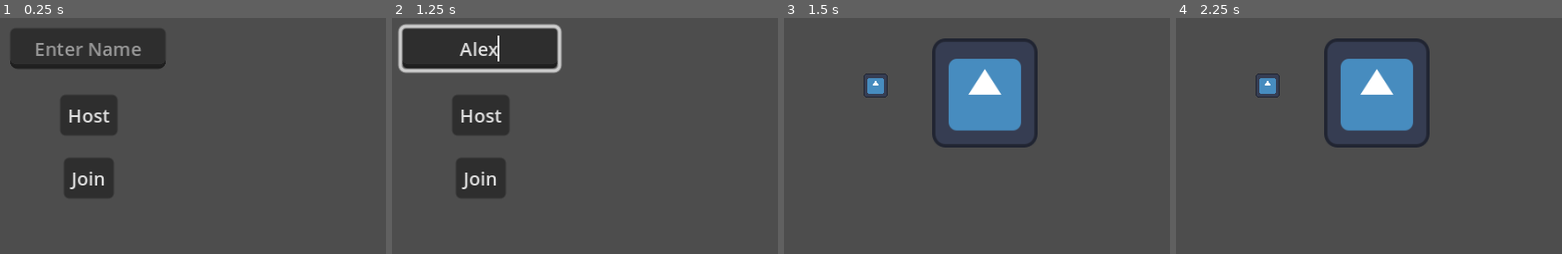
Above: before the commit, frames 1-4 (left to right).
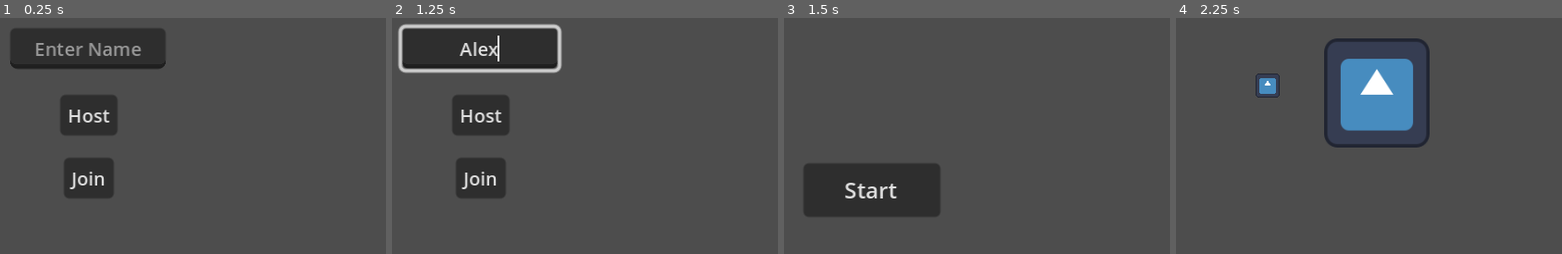
Above: after the commit, the same moments.

Repository: AlexPham0209/tank-turmoil
Game: Godot game, scene res://src/scenes/game.tscn
Two runs of this game, one before a commit and one after it. Both use one fixed random seed, a clock stepped at 60 frames per second and the inputs below. The engine's default icon, where the game draws it, is replaced by a stand-in: a white triangle on a blue panel in a dark square.
Inputs (mouse positions are in pixels of both pictures, inside the frame that each line leads up to):
- Up to frame 1 (0.25 s): no input
- Up to frame 2 (1.25 s): click (480, 48) at 0.52 s; type "Alex" at 0.6 s
- Up to frame 3 (1.5 s): click "Host" at 1.25 s
- Up to frame 4 (2.25 s): click (1264, 190) at 2 s, where only the run after the commit has a clickable "Start"

Frames 1-2 are identical in both runs. In frame 3, 15% of the frame differs, in the area x 5-66%, y 8-84%; in frame 4, nothing differs.

Commit message:
Added lobby

Diff:
--- a/src/scenes/game.tscn
+++ b/src/scenes/game.tscn
@@ -9,7 +9,7 @@
 [node name="Level" type="Node2D" parent="."]
 
 [node name="MultiplayerSpawner" type="MultiplayerSpawner" parent="."]
-_spawnable_scenes = PackedStringArray("res://src/scenes/level.tscn")
+_spawnable_scenes = PackedStringArray("res://src/scenes/lobby.tscn", "res://src/scenes/level.tscn")
 spawn_path = NodePath("../Level")
 spawn_limit = 1
 
--- /dev/null
+++ b/src/scenes/lobby.tscn
@@ -0,0 +1,34 @@
+[gd_scene load_steps=2 format=3 uid="uid://lqgwnf3ydhbv"]
+
+[ext_resource type="Script" path="res://src/scripts/lobby.gd" id="1_ocf4c"]
+
+[node name="Lobby" type="Control"]
+layout_mode = 3
+anchors_preset = 15
+anchor_right = 1.0
+anchor_bottom = 1.0
+grow_horizontal = 2
+grow_vertical = 2
+script = ExtResource("1_ocf4c")
+
+[node name="Container" type="VBoxContainer" parent="."]
+layout_mode = 0
+offset_left = 122.0
+offset_top = 50.0
+offset_right = 163.0
+offset_bottom = 100.0
+
+[node name="MultiplayerSpawner" type="MultiplayerSpawner" parent="."]
+_spawnable_scenes = PackedStringArray("res://src/scenes/name_label.tscn")
+spawn_path = NodePath("../Container")
+
+[node name="Start" type="Button" parent="."]
+layout_mode = 0
+offset_left = 122.0
+offset_top = 131.0
+offset_right = 196.0
+offset_bottom = 160.0
+theme_override_font_sizes/font_size = 12
+text = "Start"
+
+[connection signal="pressed" from="Start" to="." method="start_game"]
--- /dev/null
+++ b/src/scenes/name_label.tscn
@@ -0,0 +1,11 @@
+[gd_scene load_steps=2 format=3 uid="uid://66dt7y14rej7"]
+
+[sub_resource type="SceneReplicationConfig" id="SceneReplicationConfig_ylagp"]
+properties/0/path = NodePath(".:text")
+properties/0/spawn = true
+properties/0/replication_mode = 1
+
+[node name="Name" type="Label"]
+
+[node name="MultiplayerSynchronizer" type="MultiplayerSynchronizer" parent="."]
+replication_config = SubResource("SceneReplicationConfig_ylagp")
--- a/src/scenes/tank.tscn
+++ b/src/scenes/tank.tscn
@@ -34,6 +34,7 @@
 
 [node name="CollisionShape2D" type="CollisionShape2D" parent="."]
 shape = SubResource("RectangleShape2D_bvkf0")
+disabled = true
 
 [node name="MultiplayerSynchronizer" type="MultiplayerSynchronizer" parent="."]
 replication_config = SubResource("SceneReplicationConfig_6eh5n")
--- a/src/scripts/game.gd
+++ b/src/scripts/game.gd
@@ -6,8 +6,13 @@
 
 func _ready() -> void:
 	MultiplayerManager.server_disconnected.connect(on_server_disconnected)
+	MultiplayerManager.change_level.connect(change_level)
 
 func change_level(scene : PackedScene):
+	add_level.rpc_id(1, scene)
+
+@rpc("authority", "call_local", "reliable")
+func add_level(scene : PackedScene):
 	for c in level.get_children():
 		level.remove_child(c)
 		c.queue_free()
@@ -33,7 +38,7 @@
 	ui.hide()
 
 	if multiplayer.is_server():
-		change_level.call_deferred(load("res://src/scenes/level.tscn"))
+		change_level.call_deferred(load("res://src/scenes/lobby.tscn"))
 
 func on_server_disconnected() -> void:
 	for c in level.get_children():
--- a/src/scripts/hud.gd
+++ b/src/scripts/hud.gd
@@ -4,7 +4,6 @@
 
 func _on_text_edit_text_submitted(new_text: String) -> void:
 	MultiplayerManager.player_info.name = new_text
-	print(MultiplayerManager.player_info.name)
 
 func _on_host_pressed() -> void:
 	var error = MultiplayerManager.create_game()
--- a/src/scripts/level.gd
+++ b/src/scripts/level.gd
@@ -1,3 +1,4 @@
+class_name Level
 extends Node
 
 @onready var players = $Players
--- /dev/null
+++ b/src/scripts/lobby.gd
@@ -0,0 +1,51 @@
+extends Control
+
+var name_label : PackedScene = preload("res://src/scenes/name_label.tscn")
+
+var names : Dictionary = Dictionary()
+var player_order : Array[int]
+
+@onready var container : VBoxContainer = $Container
+@onready var start_button : Button = $Start
+
+# Called when the node enters the scene tree for the first time.
+func _ready() -> void:
+	start_button.hide()
+
+	if not multiplayer.is_server():
+		return
+
+	MultiplayerManager.player_connected.connect(add_player)
+	MultiplayerManager.player_disconnected.connect(remove_player)
+
+	for id in multiplayer.get_peers():
+		add_player(id, MultiplayerManager.players[id])
+
+	add_player(multiplayer.get_unique_id(), MultiplayerManager.player_info)
+
+func add_player(id : int, player_info : PlayerInfo):
+	var instance = name_label.instantiate()
+	instance.text = player_info.name
+	names[id] = instance
+	container.add_child(instance, true)
+
+	if names.size() == 1:
+		show_button.rpc_id(id)
+
+func remove_player(id : int):
+	var name = names[id]
+	names.erase(id)
+	var order = player_order.find(id)
+	player_order.erase(id)
+
+	if player_order.find(id) == 0:
+		show_button.rpc_id(player_order[0])
+
+	name.queue_free()
+
+func start_game() -> void:
+	MultiplayerManager.change_level.emit(load("res://src/scenes/level.tscn"))
+
+@rpc("any_peer", "call_local")
+func show_button() -> void:
+	start_button.show()
--- a/src/singletons/multiplayer_manager.gd
+++ b/src/singletons/multiplayer_manager.gd
@@ -7,6 +7,7 @@
 signal player_connected(peer_id, player_info)
 signal player_disconnected(peer_id)
 signal server_disconnected
+signal change_level(level : PackedScene)
 
 var peer : ENetMultiplayerPeer
 var players : Dictionary = {}
@@ -21,6 +22,10 @@
 	multiplayer.peer_connected.connect(on_player_connected)
 	multiplayer.peer_disconnected.connect(on_player_disconnected)
 	multiplayer.server_disconnected.connect(on_server_disconnected)
+
+	if OS.has_feature("dedicated_server"):
+		create_game()
+
 
 func join_game(address = "") -> Error:
 	peer = ENetMultiplayerPeer.new()
@@ -44,7 +49,10 @@
 		return error
 
 	multiplayer.multiplayer_peer = peer
-	player_connected.emit(1, player_info)
+
+	if not OS.has_feature("dedicated_server"):
+		player_connected.emit(1, player_info)
+
 	return OK
 
 #When the current client connects to the server
@@ -64,7 +72,7 @@
 @rpc("any_peer", "reliable")
 func register_player(player_info : PlayerInfo):
 	var peer_id = multiplayer.get_remote_sender_id()
-	players[peer] = player_info
+	players[peer_id] = player_info
 	player_connected.emit(peer_id, player_info)
 
 #When a player disconnects from the current server, it notifies all clients all clients (including authority)
Not shown, added: export_presets.cfg
